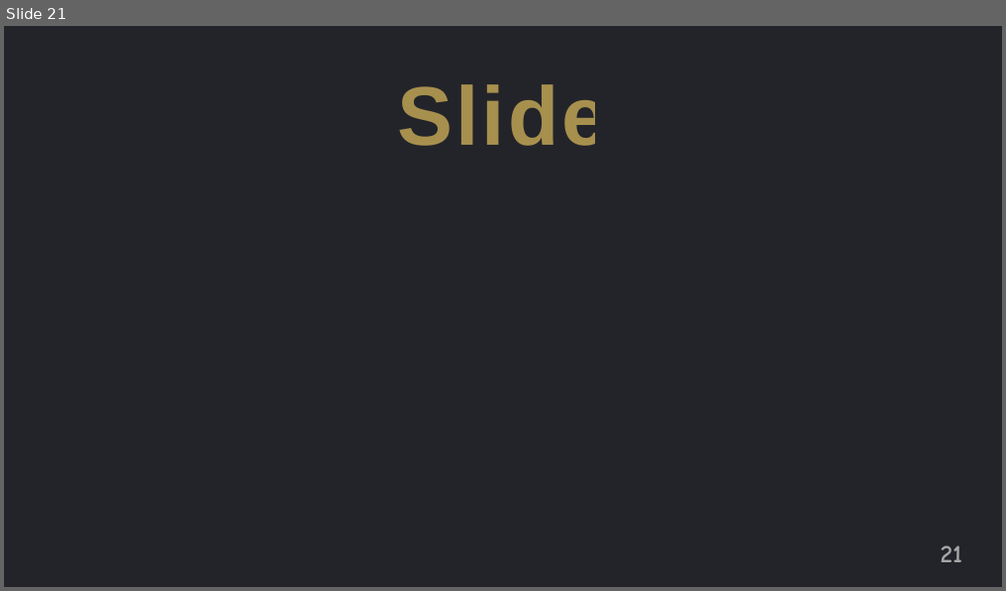
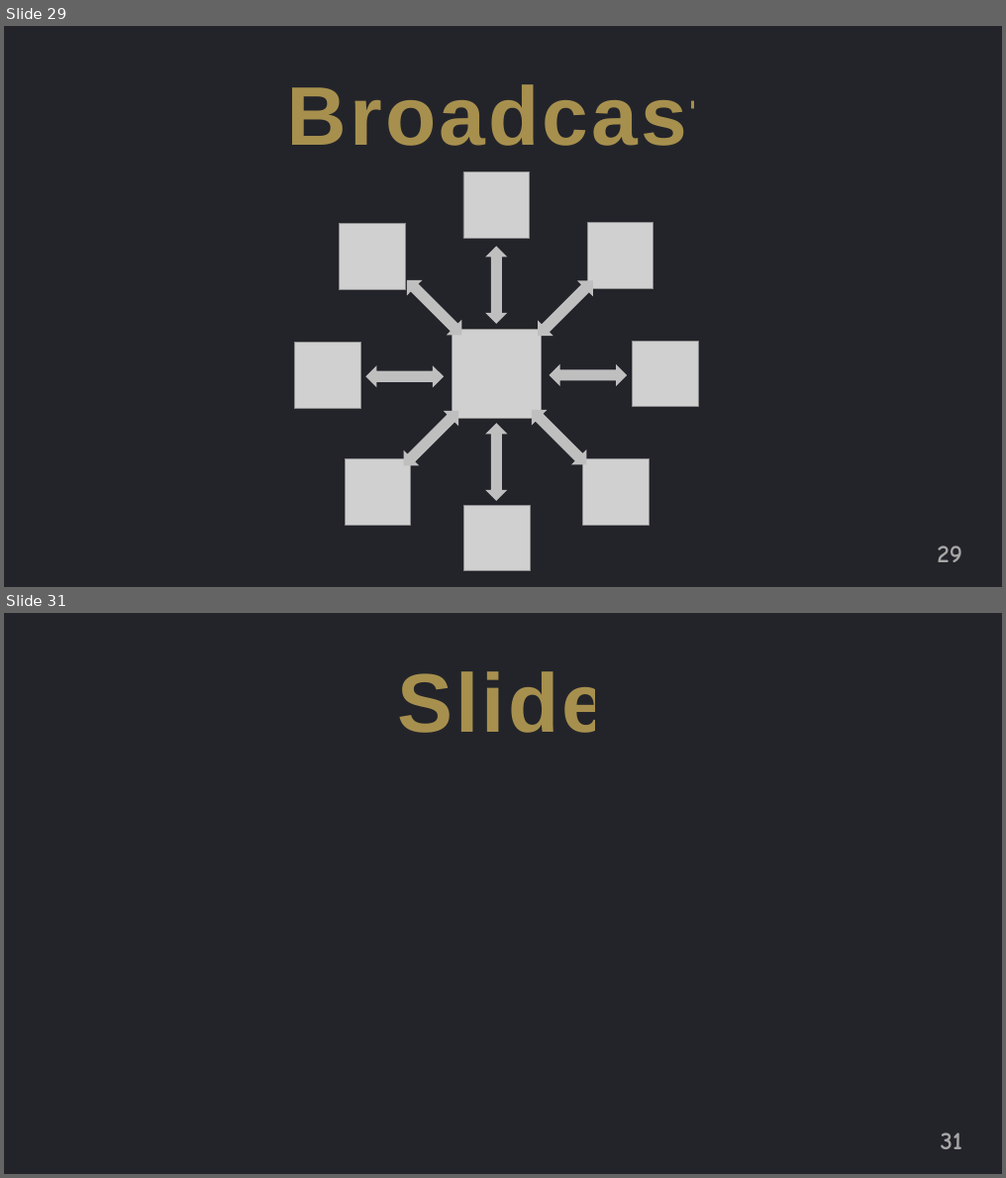
Before and after one commit to jguo108/My-Programming-Courses, a slide deck: Scratch for Newbies/Level2/1 Knock Knock/Note/Notes.pptx. Shown one above the other, each under a label of ours: slide 21 before the commit, slides 29 and 31 after it; the slides between them are not shown. The pictures are 1006x591 and 1006x1178 pixels, drawn with LibreOffice and Linux fonts; fonts in the diff are those of the drawing; grey boxes stand for pictures. Boxes give left, top, right and bottom in pixels: in the first picture for what was removed or moved away, otherwise in the second. Text is boxed around its words. In the diff, an @@ line names an element or a change of style, - is before the commit and + after.

```diff
--- a/Scratch for Newbies/Level2/1 Knock Knock/Note/Notes.pptx
+++ b/Scratch for Newbies/Level2/1 Knock Knock/Note/Notes.pptx
@@ slide 29 added at (4, 26, 1002, 587), background #FFFFFF @@
@@ rectangle added at (4, 26, 1002, 587), fill #23242A @@
@@ text added at (287, 84, 719, 146), 80 pt, text #FFD966 at 60% opacity, bold @@
+Broadcast
@@ picture added at (463, 172, 530, 238) @@
@@ picture added at (340, 224, 405, 289) @@
@@ picture added at (587, 223, 653, 288) @@
@@ left right arrow added at (486, 247, 508, 324), fill #BFBFBF @@
@@ left right arrow added at (399, 273, 469, 343), fill #BFBFBF @@
@@ left right arrow added at (531, 274, 601, 344), fill #BFBFBF @@
@@ picture added at (294, 343, 360, 408) @@
@@ picture added at (451, 329, 542, 419) @@
@@ picture added at (632, 341, 698, 407) @@
@@ left right arrow added at (365, 366, 444, 387), fill #BFBFBF @@
@@ left right arrow added at (549, 365, 627, 386), fill #BFBFBF @@
@@ left right arrow added at (396, 403, 466, 473), fill #BFBFBF @@
@@ left right arrow added at (525, 402, 595, 472), fill #BFBFBF @@
@@ left right arrow added at (486, 423, 508, 501), fill #BFBFBF @@
@@ picture added at (345, 460, 411, 525) @@
@@ picture added at (583, 460, 648, 525) @@
@@ picture added at (463, 505, 530, 571) @@
@@ page number added at (937, 546, 962, 563), 24 pt, text #A6A6A6, bold @@
+29
@@ what was slide 21 is now slide 31 @@
@@ page number at (941, 1133, 962, 1150): text changed @@
-21
+31
```
Also in this commit, not shown: 2 slides changed, 18 other slides added, 9 slides removed, 24 other files.
